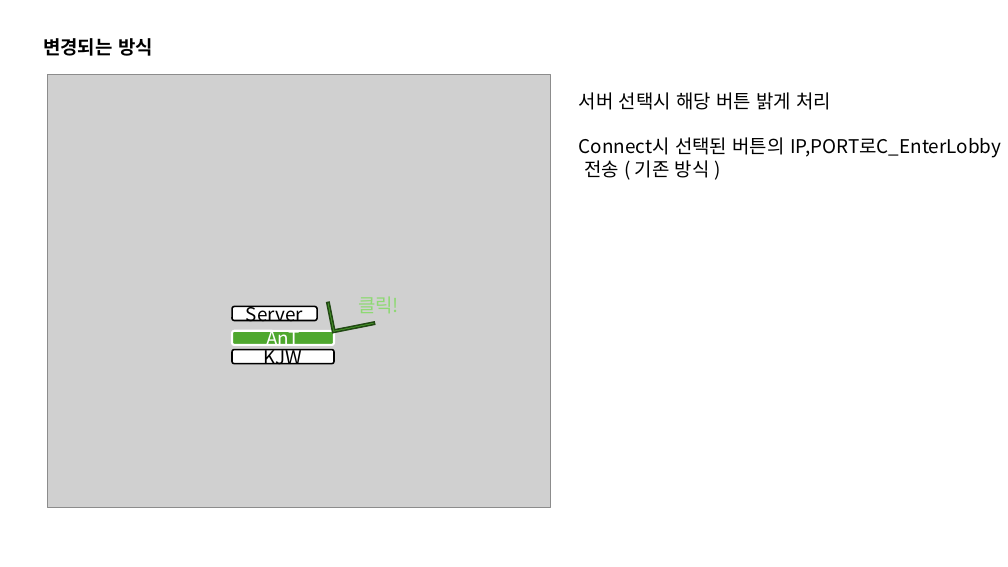
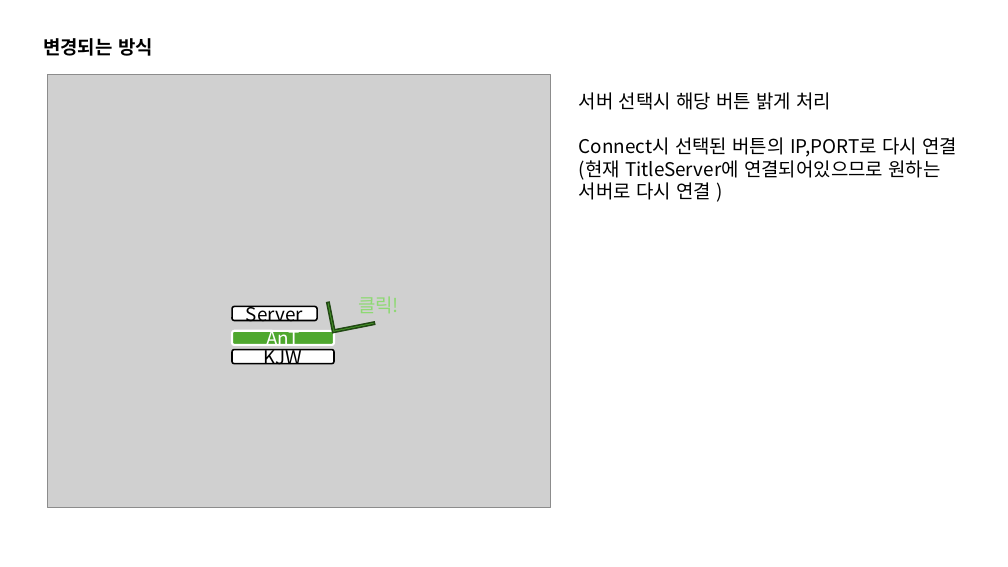
Before and after one commit to ath331/T_Survivor, a slide deck: slide 7 of Share/2. 기획 스크립트/[T] 2. 로그인 프로세스 변경.pptx. Drawn at 1008x567 pixels with LibreOffice and Linux fonts; fonts in the diff are those of the drawing; grey boxes stand for pictures. Boxes give left, top, right and bottom in pixels: in the first picture for what was removed or moved away, otherwise in the second. Text is boxed around its words. In the diff, an @@ line names an element or a change of style, - is before the commit and + after.

```diff
--- a/Share/2. 기획 스크립트/[T] 2. 로그인 프로세스 변경.pptx
+++ b/Share/2. 기획 스크립트/[T] 2. 로그인 프로세스 변경.pptx
@@ text at <box>579,137,957,200</box>: text changed @@
-Connect시 선택된 버튼의 IP,PORT로C_EnterLobby
-전송 ( 기존 방식 )
+Connect시 선택된 버튼의 IP,PORT로 다시 연결
+(현재 TitleServer에 연결되어있으므로 원하는
+서버로 다시 연결 )
```
Also in this commit, not shown: 3 other slides changed.
